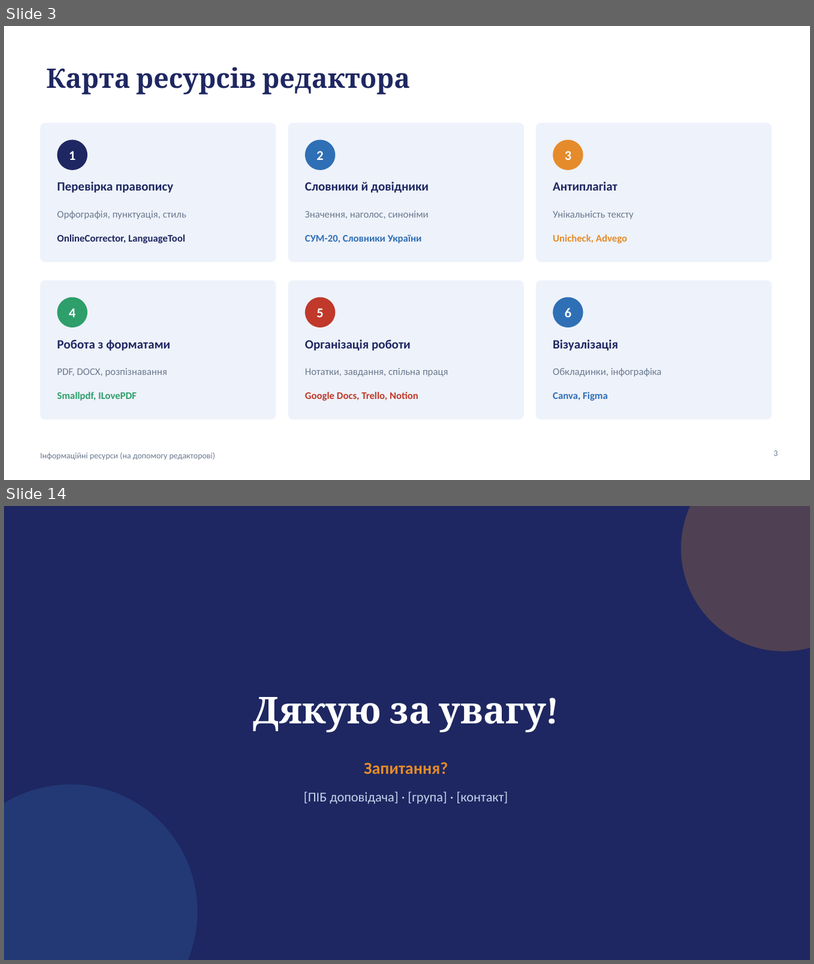
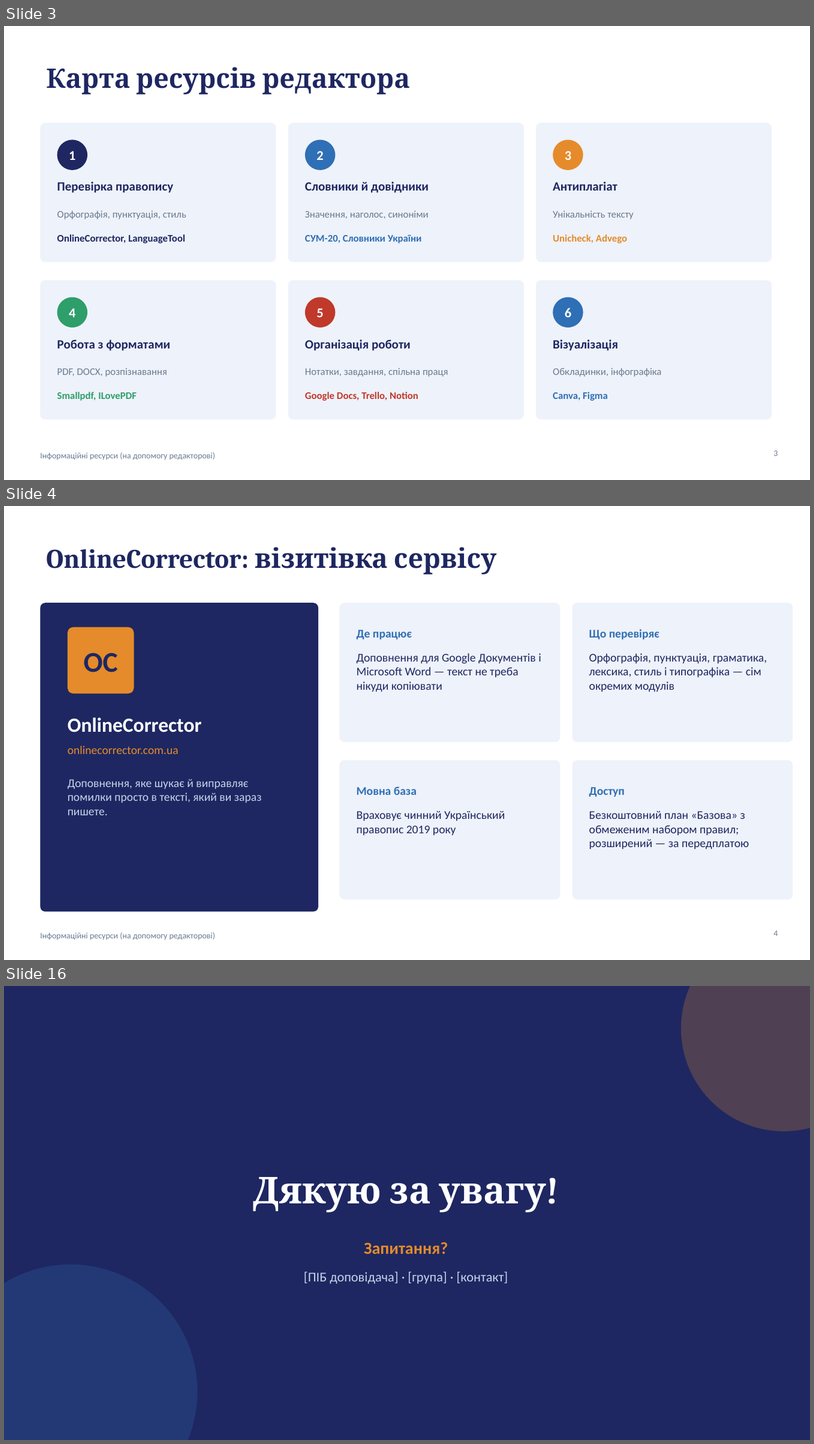
Before and after one commit to anesvidomin/VR, a slide deck: Informatsiini-resursy-OnlineCorrector.pptx. Shown one above the other, each under a label of ours: slides 3 and 14 before the commit, slides 3, 4 and 16 after it; the slides between them are not shown. The pictures are 814x964 and 814x1444 pixels, drawn with LibreOffice and Linux fonts; fonts in the diff are those of the drawing. Boxes give left, top, right and bottom in pixels: in the first picture for what was removed or moved away, otherwise in the second. Text is boxed around its words. In the diff, an @@ line names an element or a change of style, - is before the commit and + after.

```diff
--- a/Informatsiini-resursy-OnlineCorrector.pptx
+++ b/Informatsiini-resursy-OnlineCorrector.pptx
@@ slide 4 added at (x1=4, y1=506, x2=810, y2=960), background #FFFFFF; not listed: 1 template element that a slide beside it also shows @@
@@ title added at (x1=46, y1=547, x2=497, y2=574), 32 pt, text #1E2761, bold @@
+OnlineCorrector: візитівка сервісу
@@ rounded rectangle added at (x1=40, y1=603, x2=318, y2=912), fill #1E2761 @@
@@ rounded rectangle added at (x1=340, y1=603, x2=561, y2=742), fill #EEF2FA @@
@@ rounded rectangle added at (x1=573, y1=603, x2=794, y2=742), fill #EEF2FA @@
@@ rounded rectangle added at (x1=68, y1=627, x2=134, y2=694), fill #E58B2B @@
@@ text added at (x1=357, y1=630, x2=412, y2=639), 14 pt, text #2F6FB5, bold @@
+Де працює
@@ text added at (x1=590, y1=629, x2=660, y2=639), 14 pt, text #2F6FB5, bold @@
+Що перевіряє
@@ text added at (x1=84, y1=653, x2=118, y2=672), 34 pt, text #1E2761, bold @@
+OC
@@ text added at (x1=357, y1=653, x2=541, y2=692), 14 pt, text #1E2761 @@
+Доповнення для Google Документів і Microsoft Word — текст не треба нікуди копіювати
@@ text added at (x1=590, y1=653, x2=767, y2=691), 14 pt, text #1E2761 @@
+Орфографія, пунктуація, граматика, лексика, стиль і типографіка — сім окремих модулів
@@ text added at (x1=68, y1=717, x2=202, y2=732), 24 pt, text #FFFFFF, bold @@
+OnlineCorrector
@@ text added at (x1=68, y1=745, x2=179, y2=754), 14 pt, text #E58B2B @@
+onlinecorrector.com.ua
@@ rounded rectangle added at (x1=340, y1=760, x2=561, y2=899), fill #EEF2FA @@
@@ rounded rectangle added at (x1=573, y1=760, x2=794, y2=899), fill #EEF2FA @@
@@ text added at (x1=68, y1=779, x2=262, y2=815), 14 pt, text #C7D3EA @@
+Доповнення, яке шукає й виправляє помилки просто в тексті, який ви зараз пишете.
@@ text added at (x1=357, y1=786, x2=417, y2=795), 14 pt, text #2F6FB5, bold @@
+Мовна база
@@ text added at (x1=590, y1=787, x2=625, y2=796), 14 pt, text #2F6FB5, bold @@
+Доступ
@@ text added at (x1=357, y1=810, x2=505, y2=835), 14 pt, text #1E2761 @@
+Враховує чинний Український правопис 2019 року
@@ text added at (x1=590, y1=810, x2=749, y2=849), 14 pt, text #1E2761 @@
+Безкоштовний план «Базова» з обмеженим набором правил; розширений — за передплатою
@@ page number added at (x1=774, y1=930, x2=778, y2=936), 10 pt, text #6B7A90 @@
+4
@@ what was slide 14 is now slide 16 @@
```
Also in this commit, not shown: 8 slides changed, 3 other slides added, 2 slides removed.
